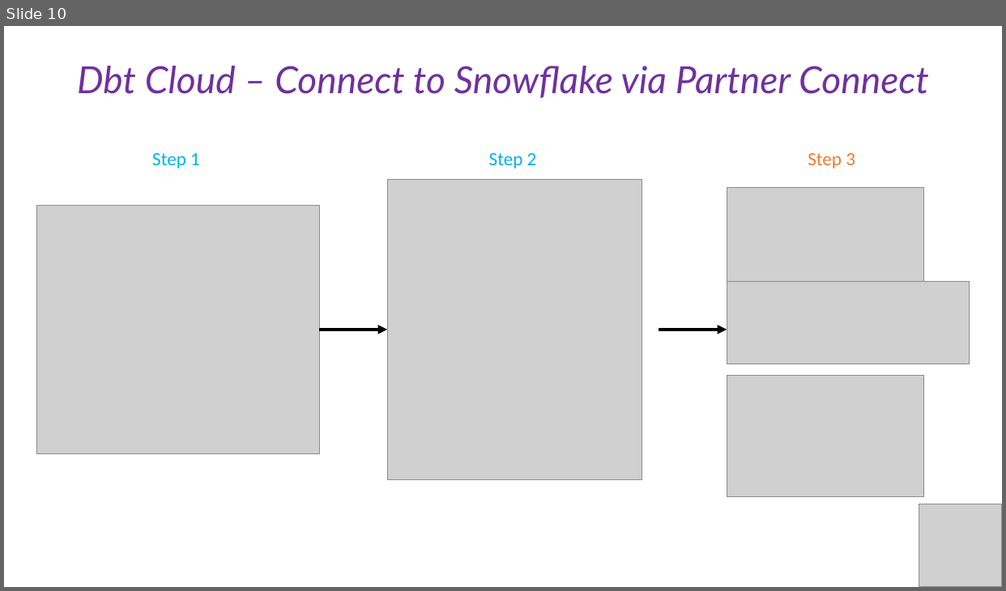
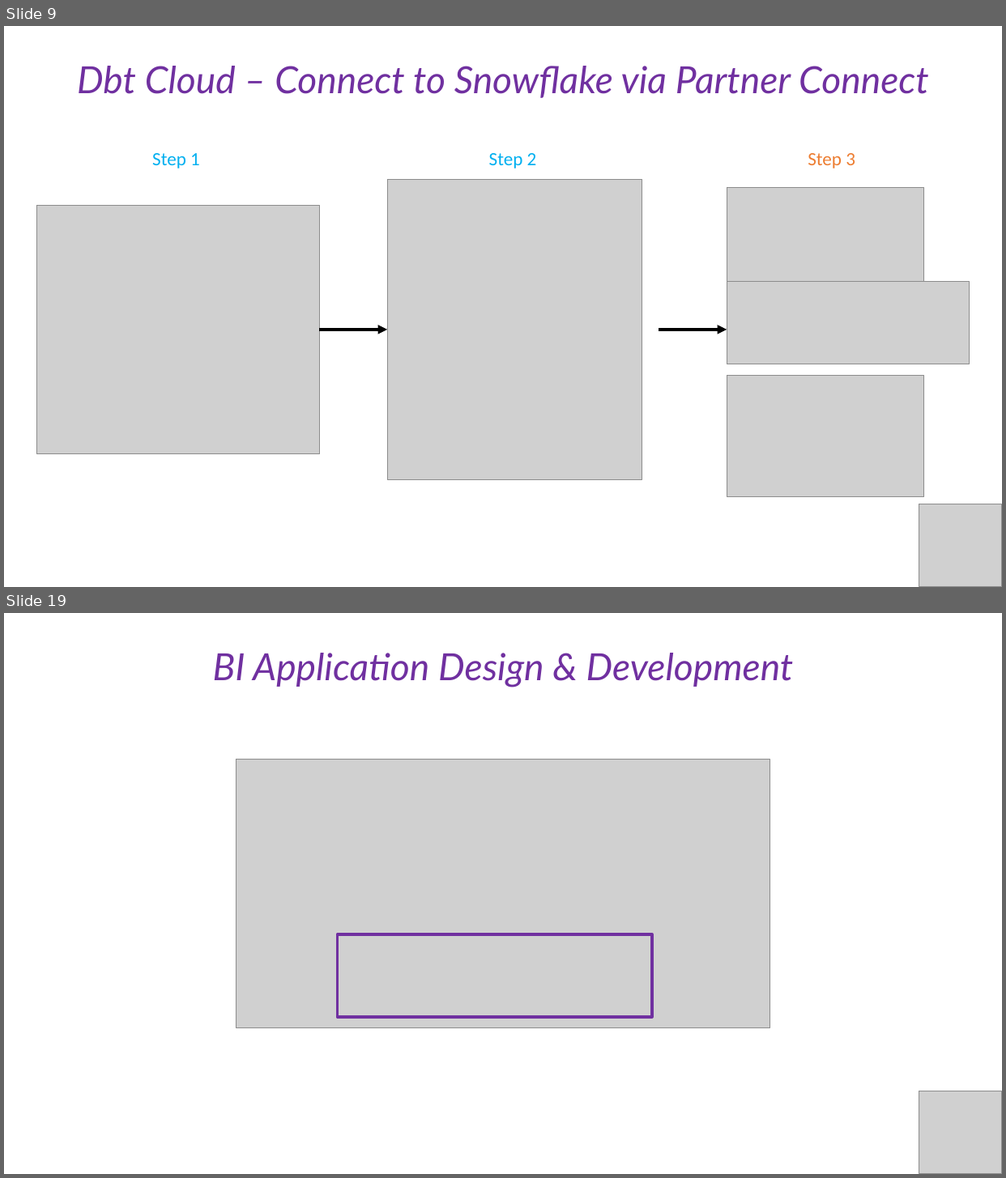
Before and after one commit to cesaramehri/Firn_CaseStudyTest, a slide deck: Presentation/Case Study - Presentation.pptx. Shown one above the other, each under a label of ours: slide 10 before the commit, slides 9 and 19 after it; the slides between them are not shown. The pictures are 1006x591 and 1006x1178 pixels, drawn with LibreOffice and Linux fonts; fonts in the diff are those of the drawing; grey boxes stand for pictures. Boxes give left, top, right and bottom in pixels: in the first picture for what was removed or moved away, otherwise in the second. Text is boxed around its words. In the diff, an @@ line names an element or a change of style, - is before the commit and + after.

```diff
--- a/Presentation/Case Study - Presentation.pptx
+++ b/Presentation/Case Study - Presentation.pptx
@@ slide 19 added at <box>4,613,1002,1174</box>, background #FFFFFF @@
@@ text added at <box>213,653,794,688</box>, 36 pt, text #7030A0, italic @@
+BI Application Design & Development
@@ picture added at <box>236,760,770,1028</box> @@
@@ rectangle added at <box>337,935,651,1017</box>, outline #7030A0 3 pt @@
@@ picture added at <box>919,1093,1002,1174</box> @@
@@ what was slide 10 is now slide 9 @@
```
Also in this commit, not shown: 10 slides changed, 11 other slides added, 5 slides removed, 1 other file.
